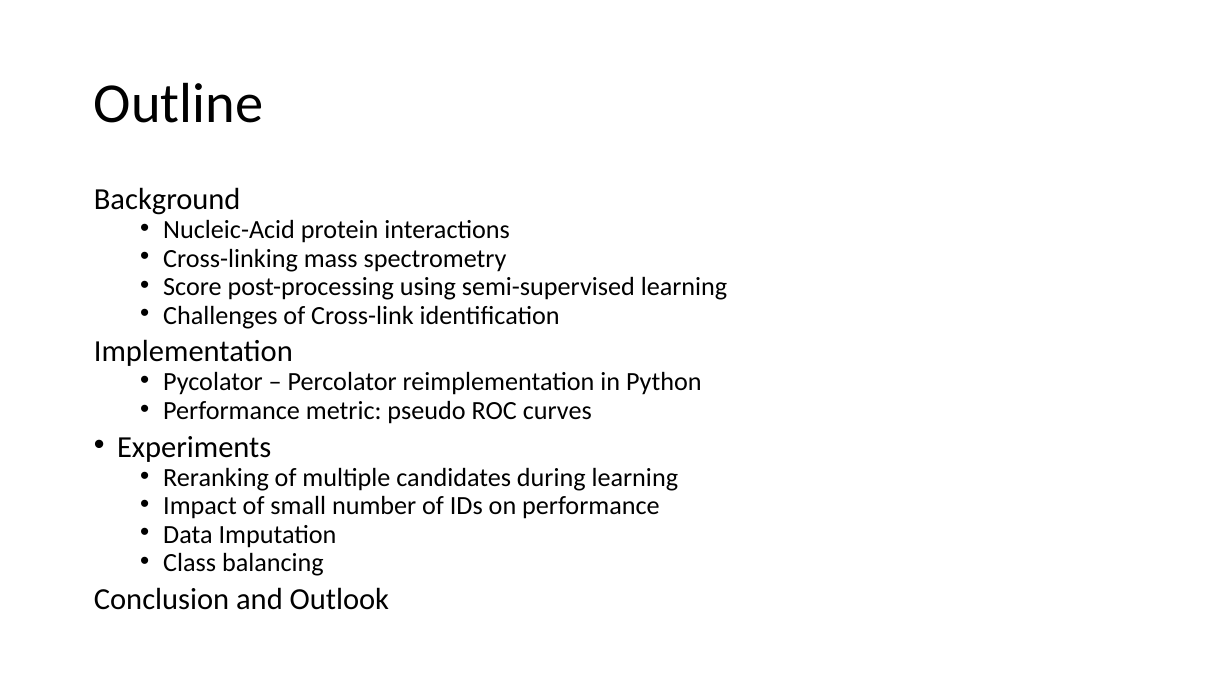
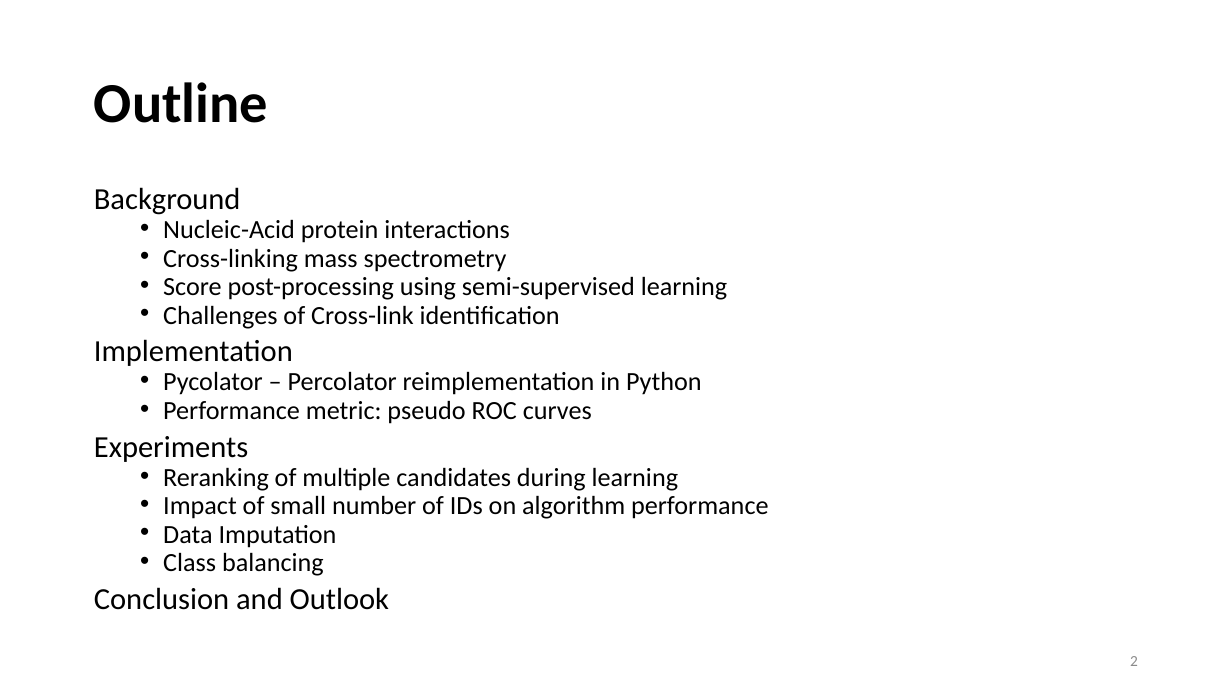
Before and after one commit to emilpaulitz/Bachelor-Thesis, a slide deck: slide 2 of doc/presentation_v2.pptx. Drawn at 1232x693 pixels with LibreOffice and Linux fonts; fonts in the diff are those of the drawing. Boxes give left, top, right and bottom in pixels: in the first picture for what was removed or moved away, otherwise in the second. Text is boxed around its words. In the diff, an @@ line names an element or a change of style, - is before the commit and + after.

```diff
--- a/doc/presentation_v2.pptx
+++ b/doc/presentation_v2.pptx
@@ title "Outline" at [94,82,268,123]: bold on @@
@@ text at [94,436,248,462]: bullet • to none @@
@@ text at [163,495,768,519]: text changed @@
-  • Impact of small number of IDs on performance
+  • Impact of small number of IDs on algorithm performance
@@ page number added at [1130,656,1138,666], 12 pt, text #8C8C8C @@
+2
```
Also in this commit, not shown: 14 other slides changed, 2 slides added, 2 slides removed, 7 other files.
